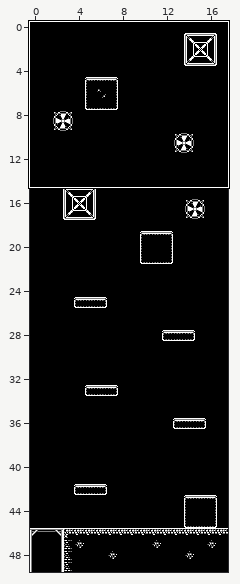
An edit to a level. Tiled map, Content/assets/levels/startLevel/level.tmx. Above, an overview of the earlier version with the close-up marked.
Close-up. Earlier state:
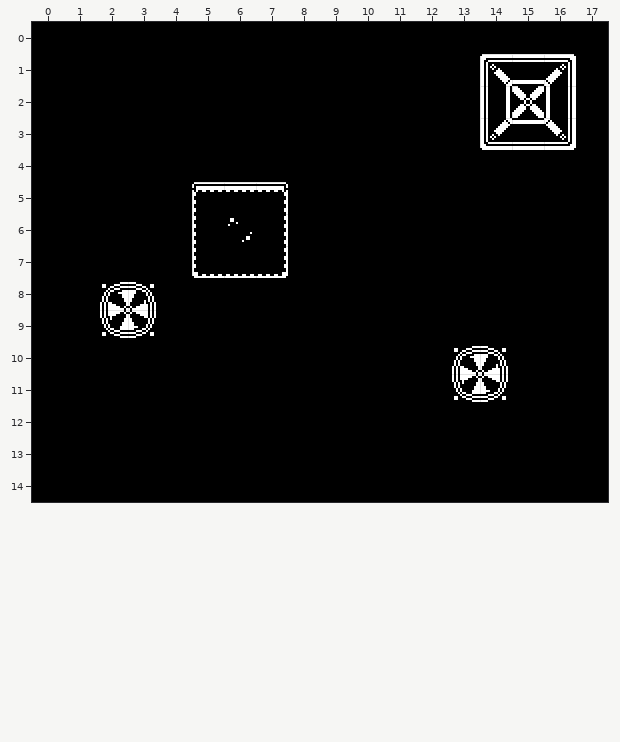
Cells are 16x16 px. Shown: x 0..17, y 0..14.
Once edited:
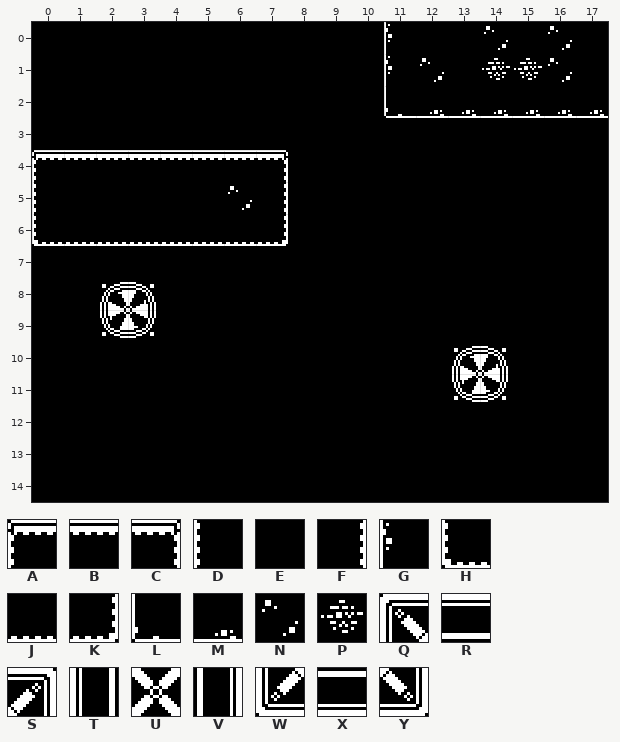
Key: from "monochrome_sheet": A 110, B 111, C 112, D 130, E 131, F 132, G 135, H 150, J 151, K 152, L 155, M 156, N 291, P 296, Q 351, R 352, S 353, T 371, U 372, V 373, W 391, X 392, Y 393.
_ is an empty cell.
The edit:
Layer "BG":
y 0: x 11 E -> G; x 14 E -> N; x 16 E -> N
y 1: x 11..12 EE -> GN; x 14..16 QRS -> PPN
y 2: x 11..17 EEETUVE -> LMMMMMM
y 3: x 14..16 WXY -> EEE
y 4: x 0..7 EEEEEEEE -> ABBBBBBC
y 5: x 0 E -> D; x 5..7 ABC -> ENF
y 6: x 0..7 EEEEEDNF -> HJJJJJJK
y 7: x 5..7 HJK -> EEE
Where, in picture pixels (left, top, right, bottom), the same in both close-ups:
changed: (384, 22, 608, 150)
changed: (32, 150, 288, 278)
